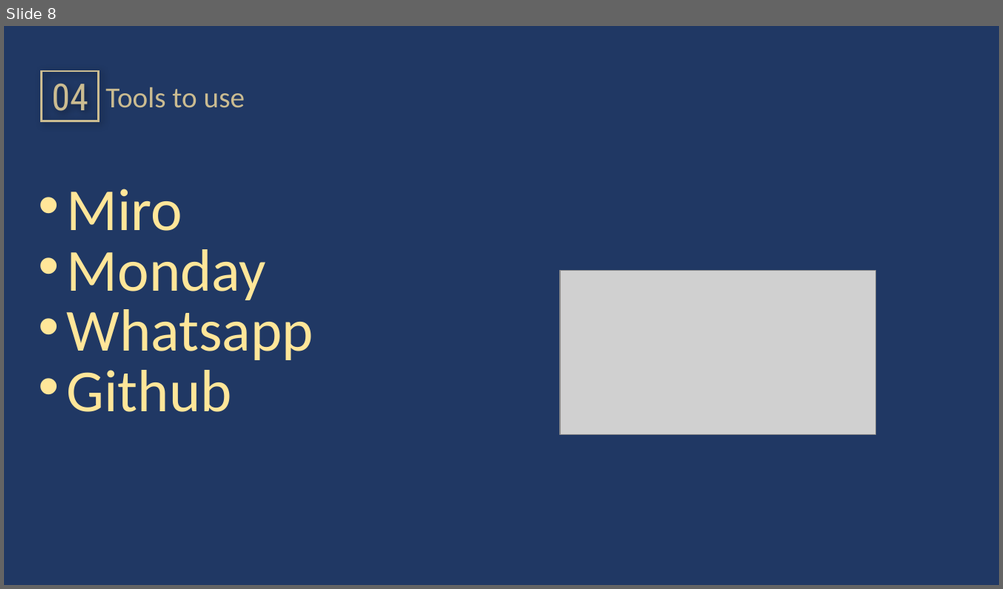
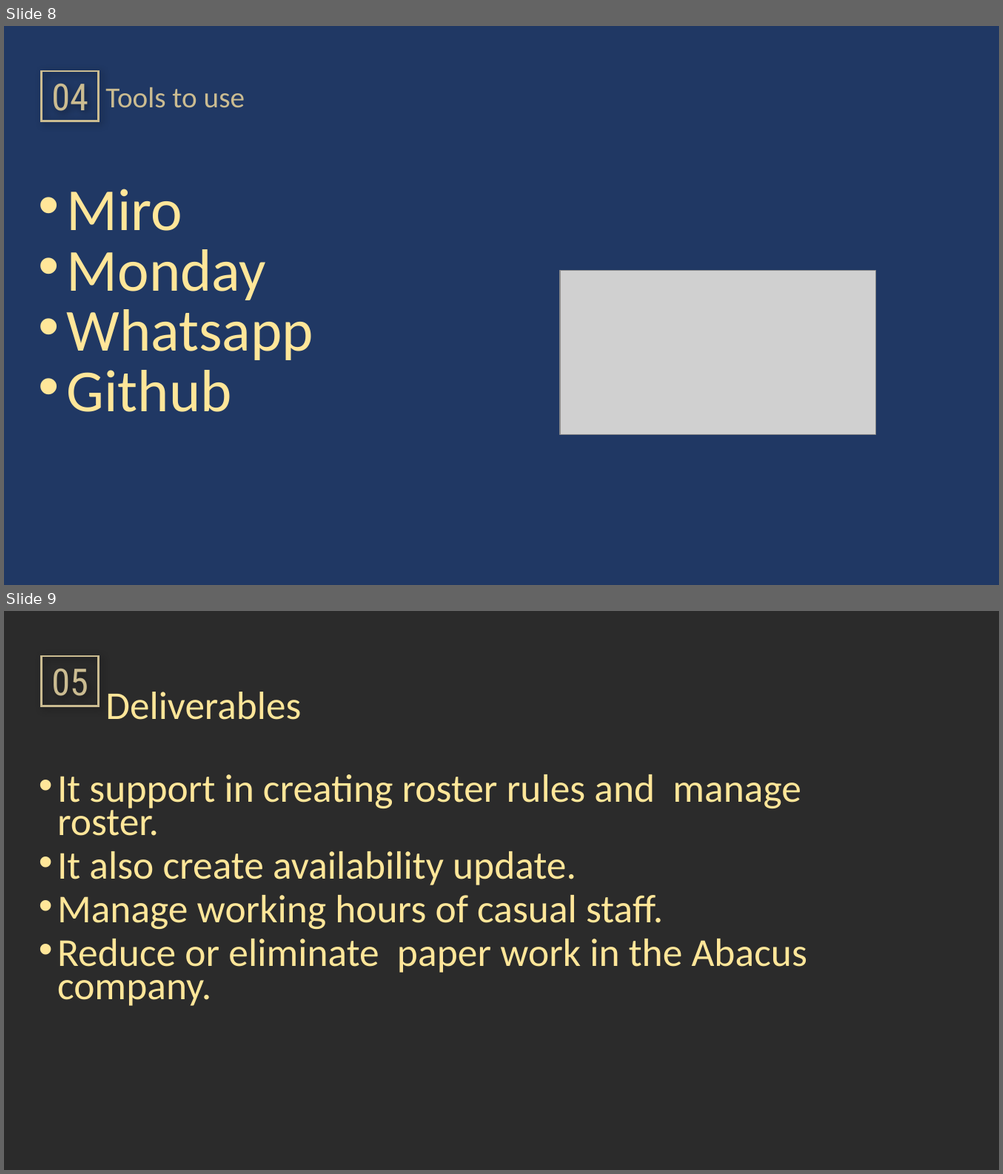
Before and after one commit to Ruixiaoke/Roster-Management-System, a slide deck: document/ppt.pptx. Shown one above the other, each under a label of ours: slide 8 before the commit, slides 8 and 9 after it. The pictures are 1003x589 and 1003x1174 pixels, drawn with LibreOffice and Linux fonts; fonts in the diff are those of the drawing; grey boxes stand for pictures; background and template pictures are left out; a plain dark background stands for a picture behind light text. Boxes give left, top, right and bottom in pixels: in the first picture for what was removed or moved away, otherwise in the second. Text is boxed around its words. In the diff, an @@ line names an element or a change of style, - is before the commit and + after.

```diff
--- a/document/ppt.pptx
+++ b/document/ppt.pptx
@@ slide 9 added at [4,611,999,1170], background picture (left out) @@
@@ rectangle added at [41,655,98,706], outline #CBBC91 2 pt, 36 pt, text #CBBC91 @@
+05
@@ text added at [105,692,301,720], 38 pt, text #FFE699 @@
+Deliverables
@@ text added at [57,775,807,1006], 38.2 pt, text #FFE699 @@
+• It support in creating roster rules and manage roster.
+• It also create availability update.
+• Manage working hours of casual staff.
+• Reduce or eliminate paper work in the Abacus company.
```
Also in this commit, not shown: 4 slides changed, 1 other slide added.
